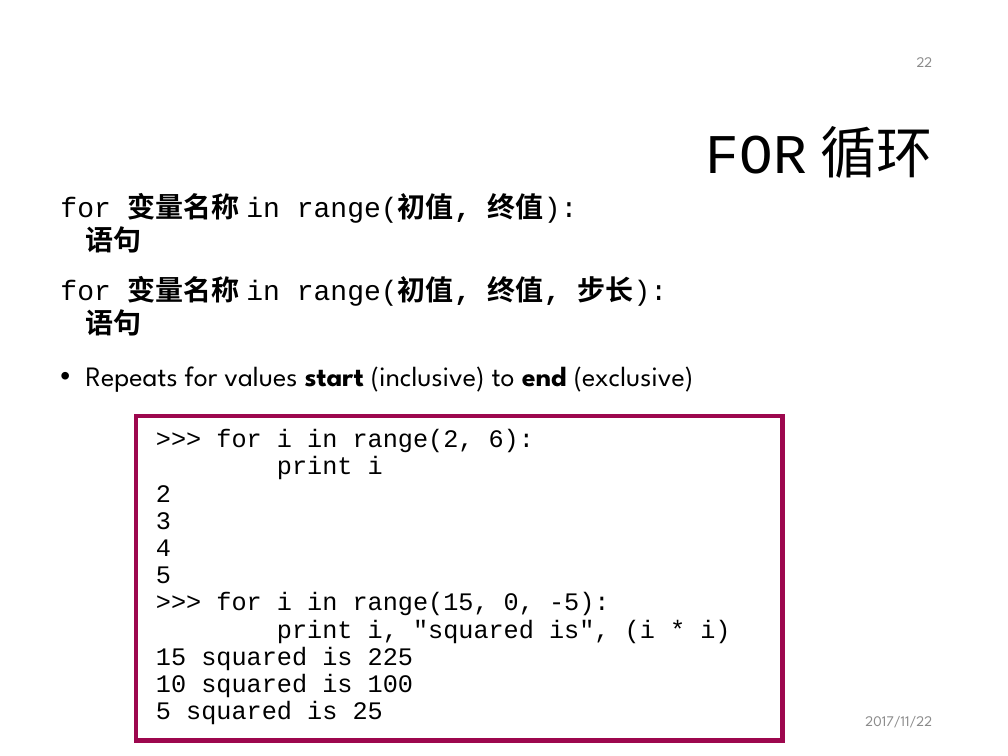
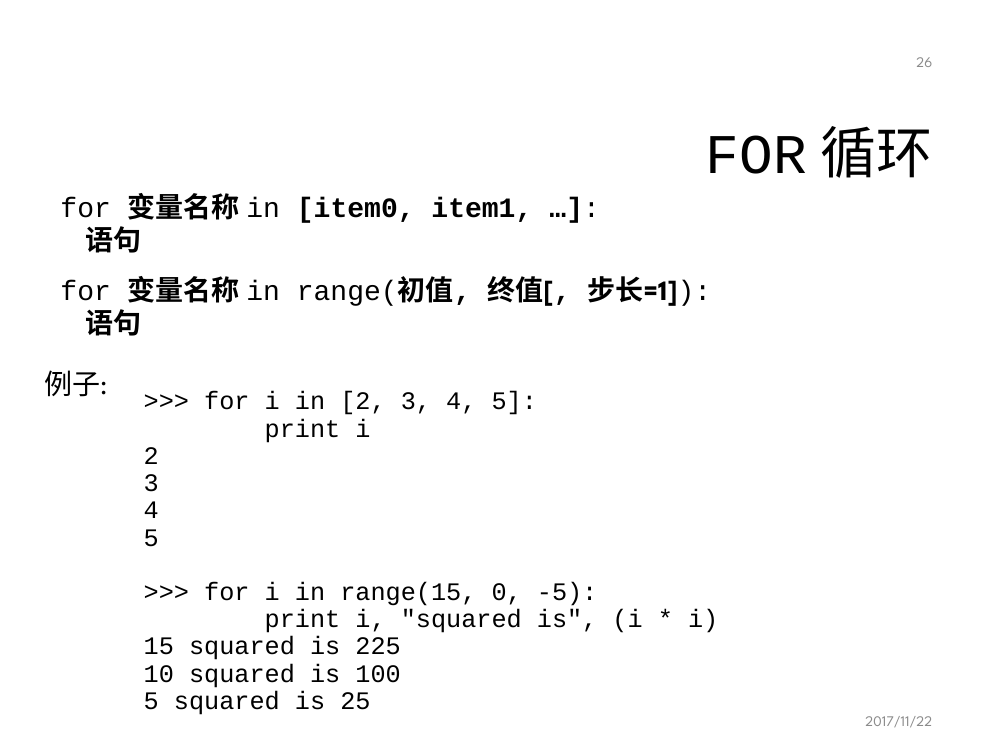
Before and after one commit to mcai/PythonTraining, a slide deck: slide 26 of intro_python_programming.pptx (slide 22 before the commit). Drawn at 1008x756 pixels with LibreOffice and Linux fonts; fonts in the diff are those of the drawing; background and template pictures are left out. Boxes give left, top, right and bottom in pixels: in the first picture for what was removed or moved away, otherwise in the second. Text is boxed around its words. In the diff, an @@ line names an element or a change of style, - is before the commit and + after.

```diff
--- a/intro_python_programming.pptx
+++ b/intro_python_programming.pptx
@@ page number at <box>916,57,932,67</box>: text changed @@
-22
+26
@@ text at <box>60,193,532,223</box>: text changed; bold on @@
-  for 变量名称 in range(初值, 终值):
+  for 变量名称 in [item0, item1, …]:
@@ text at <box>60,276,712,306</box>: text changed; bold on @@
-  for 变量名称 in range(初值, 终值, 步长):
+  for 变量名称 in range(初值, 终值[, 步长=1]):
@@ text added at <box>44,370,107,397</box>, 20 pt, text #000000 @@
+  例子:
@@ text at <box>86,366,694,392</box>: paragraph removed @@
-  • Repeats for values start (inclusive) to end (exclusive)
@@ text ">>> for i in [2, ...": place and size @@
-text ">>> for i in [2, ..." at <box>136,415,783,740</box>
+text ">>> for i in [2, ..." at <box>144,391,718,715</box>
@@ text ">>> for i in [2, ..." at <box>144,391,718,715</box>: outline #9D074E 3 pt to none @@
@@ text at <box>204,391,537,415</box>: text changed @@
->>> for i in range(2, 6):
+>>> for i in [2, 3, 4, 5]:
```
Also in this commit, not shown: 6 other slides changed, 9 slides added, 2 slides removed.
